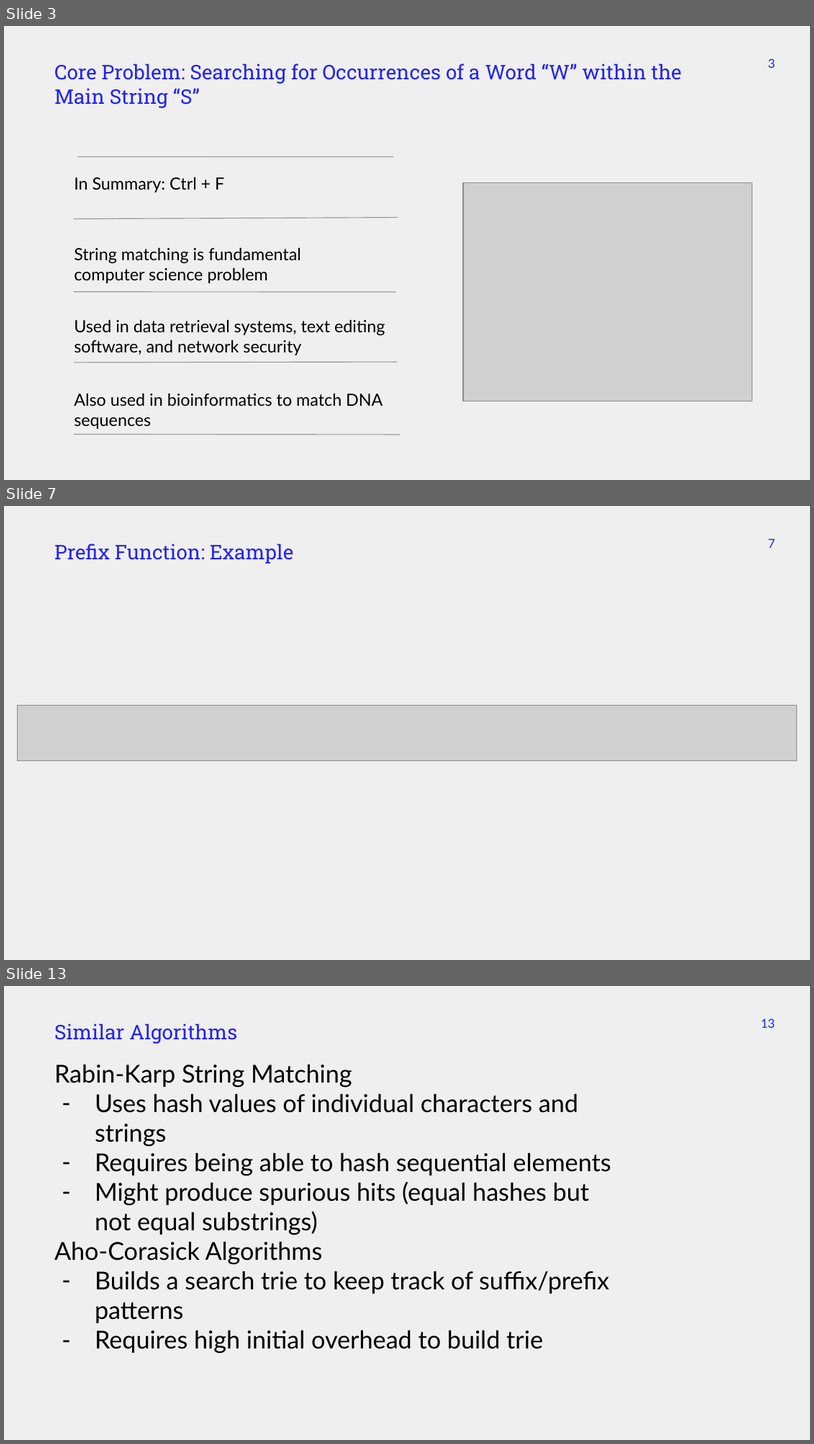
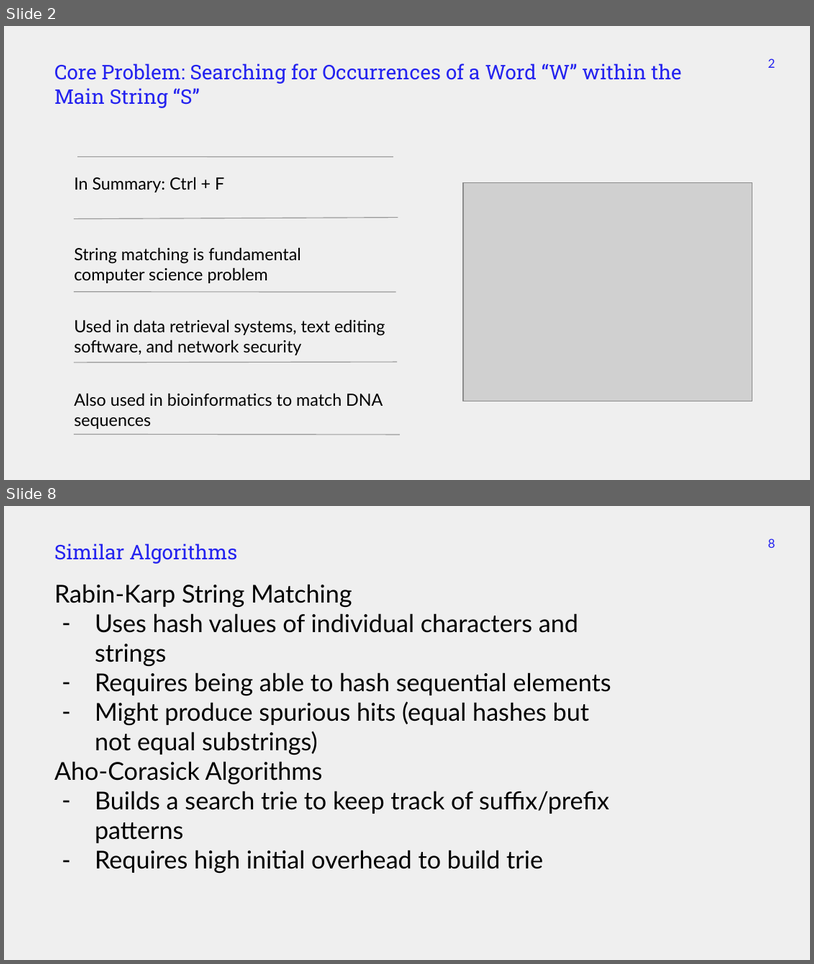
Before and after one commit to markfloryan/advalgo_projects, a slide deck: projects/12-KnuthMorrisPratt/slides/presentation_KMP.pptx. Shown one above the other, each under a label of ours: slides 3, 7 and 13 before the commit, slides 2 and 8 after it; the slides between them are not shown. The pictures are 814x1444 and 814x964 pixels, drawn with LibreOffice and Linux fonts; fonts in the diff are those of the drawing; grey boxes stand for pictures. Boxes give left, top, right and bottom in pixels: in the first picture for what was removed or moved away, otherwise in the second. Text is boxed around its words. In the diff, an @@ line names an element or a change of style, - is before the commit and + after.

```diff
--- a/projects/12-KnuthMorrisPratt/slides/presentation_KMP.pptx
+++ b/projects/12-KnuthMorrisPratt/slides/presentation_KMP.pptx
@@ slide 7 removed at bbox=[4, 506, 810, 960], background #EFEFEF @@
@@ subtitle removed at bbox=[54, 543, 293, 564] @@
-Prefix Function: Example
@@ page number removed at bbox=[769, 538, 776, 548] @@
-7
@@ picture removed at bbox=[18, 705, 797, 761] @@
@@ what was slide 3 is now slide 2 @@
@@ page number at bbox=[769, 58, 776, 68]: text changed @@
-3
+2
@@ what was slide 13 is now slide 8 @@
@@ page number at bbox=[769, 538, 776, 548]: text changed @@
-13
+8
```
Also in this commit, not shown: 5 slides changed, 5 other slides removed, 1 other file.
